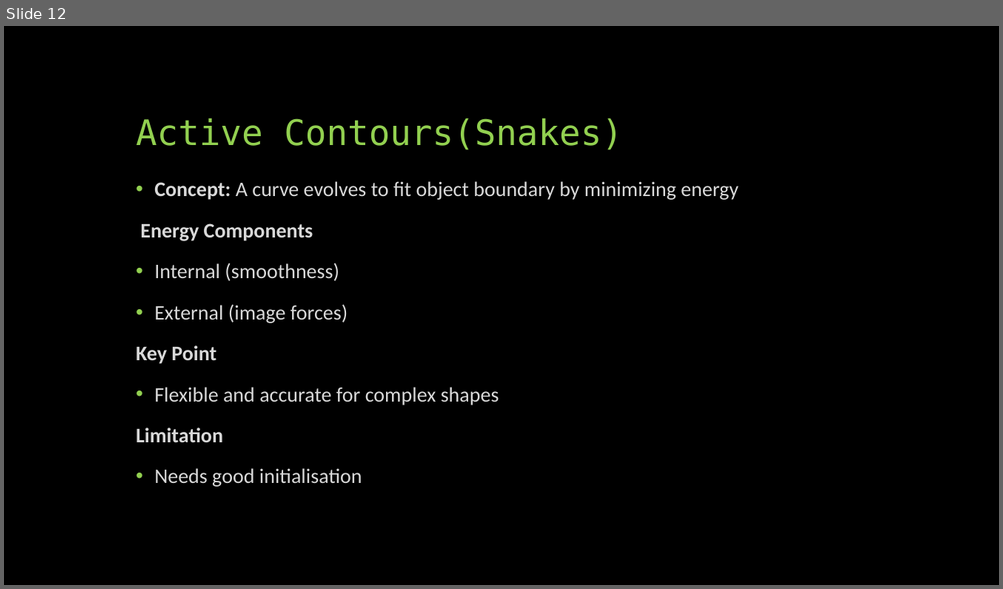
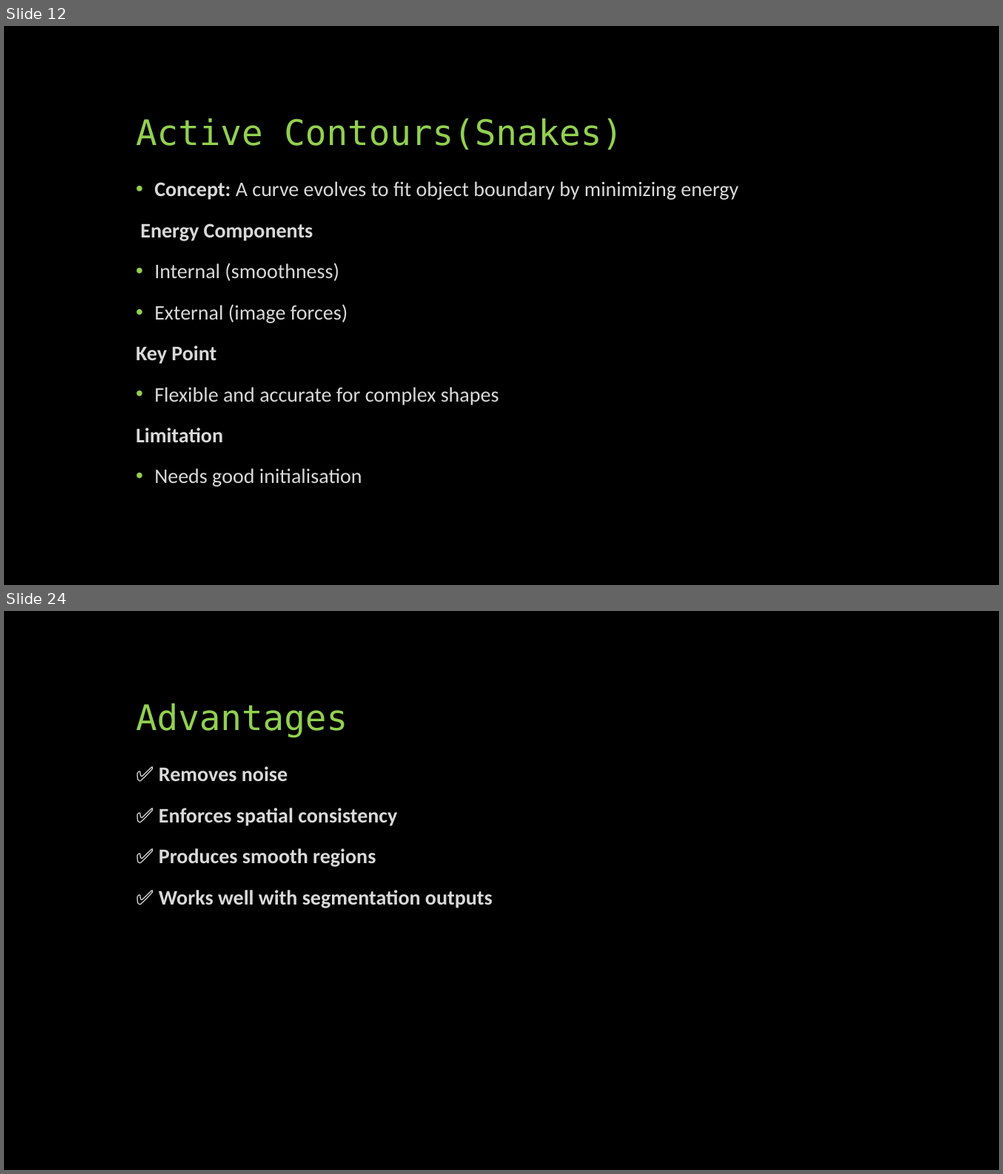
Before and after one commit to SreejithRajan-Lab/Computer-Vision, a slide deck: Presentations/Computer Vision – Module 4 .pptx. Shown one above the other, each under a label of ours: slide 12 before the commit, slides 12 and 24 after it; the slides between them are not shown. The pictures are 1003x589 and 1003x1174 pixels, drawn with LibreOffice and Linux fonts; fonts in the diff are those of the drawing. Boxes give left, top, right and bottom in pixels: in the first picture for what was removed or moved away, otherwise in the second. Text is boxed around its words. In the diff, an @@ line names an element or a change of style, - is before the commit and + after.

```diff
--- a/Presentations/Computer Vision – Module 4 .pptx
+++ b/Presentations/Computer Vision – Module 4 .pptx
@@ slide 24 added at [4, 611, 999, 1170], background #000000 @@
@@ title added at [136, 703, 347, 738], 34 pt, text #92D050 @@
+Advantages
@@ text added at [159, 766, 492, 908], 20 pt, text #D9D9D9, bold @@
+✅ Removes noise
+✅ Enforces spatial consistency
+✅ Produces smooth regions
+✅ Works well with segmentation outputs
```
Also in this commit, not shown: 19 other slides added, 2 other files.
